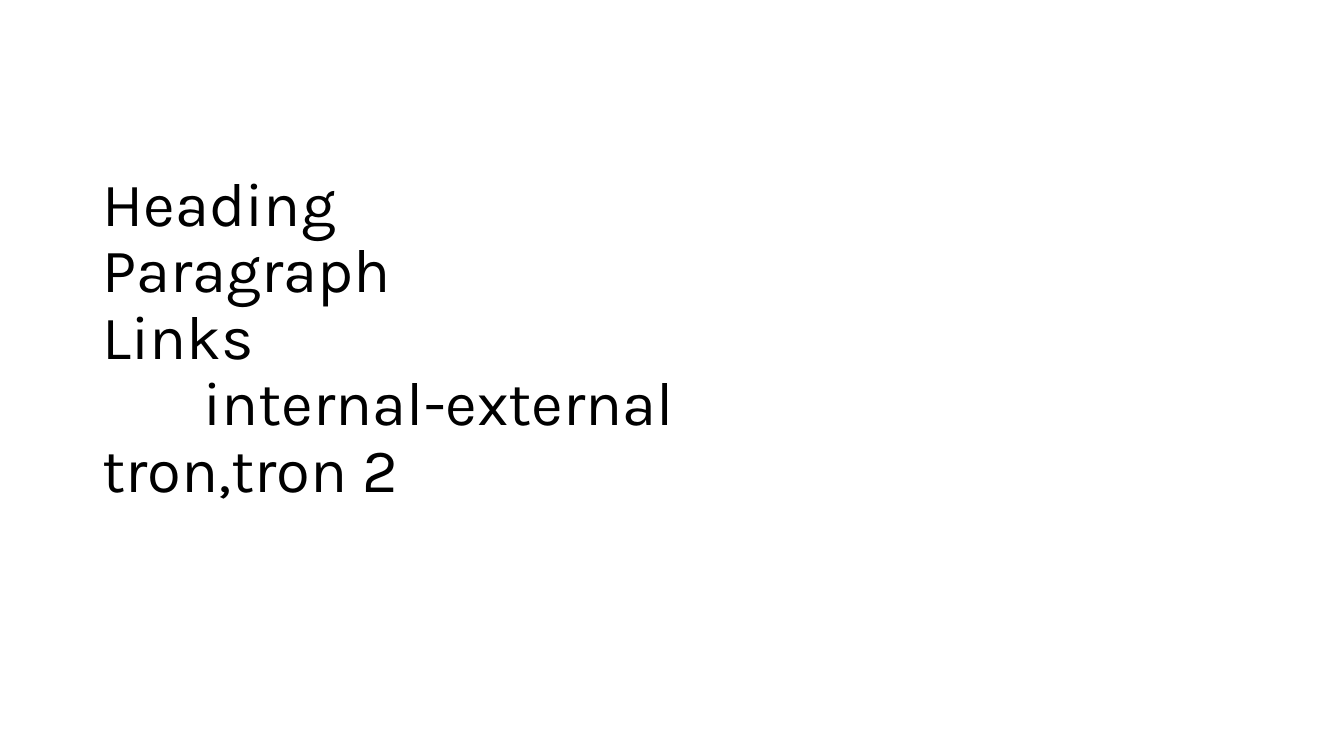
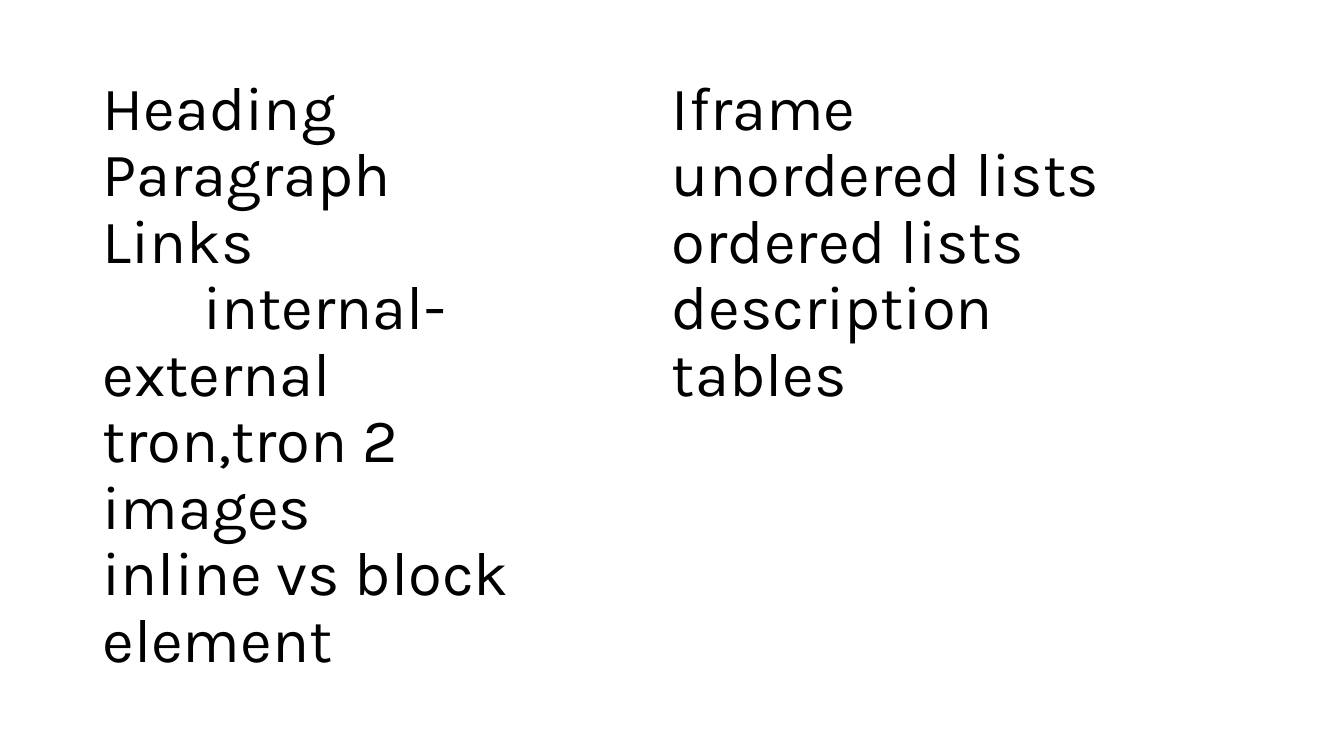
Before and after one commit to PiyushChaturvedii/batch07, a slide deck: slide 12 of day03.pptx. Drawn at 1344x756 pixels with LibreOffice and Linux fonts; fonts in the diff are those of the drawing. Boxes give left, top, right and bottom in pixels: in the first picture for what was removed or moved away, otherwise in the second. Text is boxed around its words. In the diff, an @@ line names an element or a change of style, - is before the commit and + after.

Commit message:
tables

```diff
--- a/day03.pptx
+++ b/day03.pptx
@@ title "Heading Paragraph Links internal-external tron,tron ..." at box(102, 87, 1098, 663): columns 1 to 2 @@
@@ title at box(102, 87, 1098, 663): text changed @@
-Heading
-Paragraph
-Links
-internal-external
-tron,tron 2
+Heading
+Paragraph
+Links
+internal-external
+tron,tron 2
+images
+inline vs block element
+Iframe
+unordered lists
+ordered lists
+description
+tables
```
Also in this commit, not shown: 10 other files.
